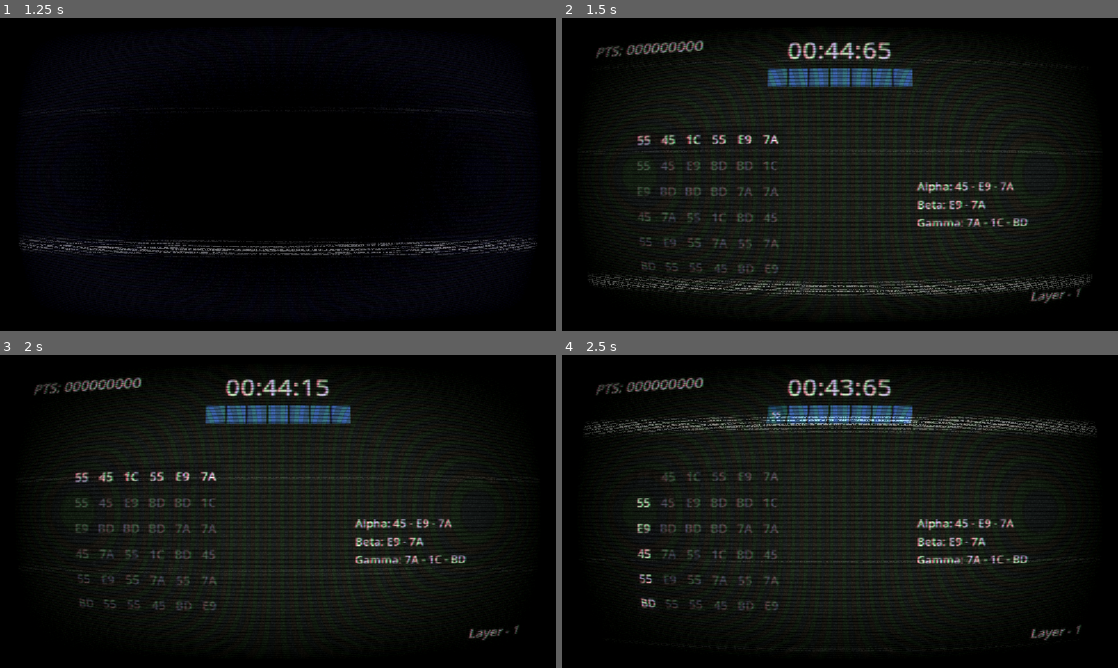
Above: before the commit, frames 1-4 (two rows, left to right).
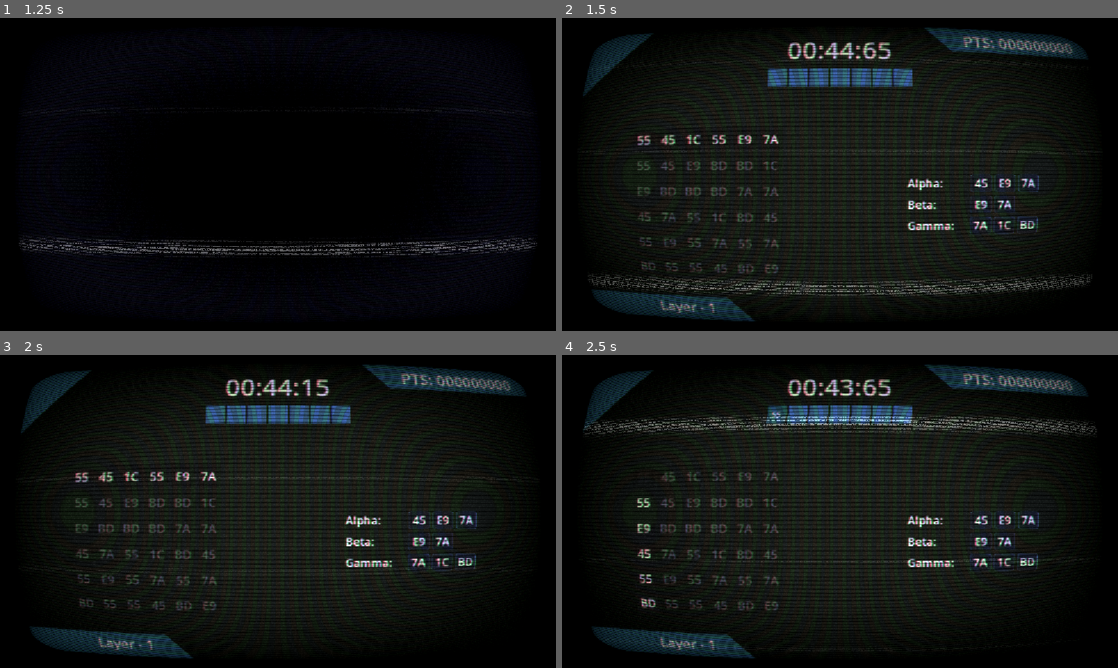
Above: after the commit, the same moments.

Repository: Martisos/Data-Hack-Minigame
Game: Godot game, scene res://scenes/menu.tscn
Two runs of this game, one before a commit and one after it. Both use one fixed random seed, a clock stepped at 60 frames per second and the inputs below.
Inputs (mouse positions are in pixels of both pictures, inside the frame that each line leads up to):
- Up to frame 1 (1.25 s): click "PLAY" at 0.5 s
- Up to frame 2 (1.5 s): tap Enter at 1.25 s; move the mouse to (962, 158) at 1.27 s; hold Right from 1.28 s (still down); tap Alt at 1.35 s; click (962, 158) at 1.42 s
- Up to frame 3 (2 s): keep holding Right
- Up to frame 4 (2.5 s): release Right at 2 s; click "55" at 2 s

Frame 1 is identical in both runs. In frame 2, 6.1% of the frame differs, in the area x 3-95%, y 3-97%; in frame 3, 6.1%; in frame 4, 6.1%.

Commit message:
UI Update

Diff:
--- a/scenes/level_ui.tscn
+++ b/scenes/level_ui.tscn
@@ -5,11 +5,62 @@
 [node name="LevelUI" type="CanvasLayer" unique_id=703004875]
 script = ExtResource("1_exbfu")
 
+[node name="Control2" type="Control" parent="." unique_id=1195692364]
+layout_mode = 3
+anchors_preset = 0
+offset_left = 334.00977
+offset_top = 649.01
+offset_right = 374.00977
+offset_bottom = 689.01
+
+[node name="UpperBg" type="ColorRect" parent="Control2" unique_id=1599549305]
+layout_mode = 0
+offset_left = 465.48773
+offset_top = -706.01
+offset_right = 560.9646
+offset_bottom = -636.00995
+rotation = 0.7853982
+color = Color(0.043137256, 0.30980393, 0.42352942, 1)
+
+[node name="UpperBg2" type="ColorRect" parent="Control2" unique_id=558206900]
+layout_mode = 0
+offset_left = 483.48773
+offset_top = -659.01
+offset_right = 817.4975
+offset_bottom = -589.01
+color = Color(0.043137256, 0.30980393, 0.42352942, 1)
+
+[node name="Control" type="Control" parent="." unique_id=1007094427]
+layout_mode = 3
+anchors_preset = 0
+offset_left = 800.0
+offset_top = -47.000008
+offset_right = 840.0
+offset_bottom = -7.0000076
+rotation = 3.1415927
+
+[node name="UpperBg4" type="ColorRect" parent="Control" unique_id=1684655006]
+layout_mode = 0
+offset_left = 465.99017
+offset_top = -706.0101
+offset_right = 799.99994
+offset_bottom = -636.0101
+color = Color(0.043137256, 0.30980393, 0.42352942, 1)
+
+[node name="UpperBg3" type="ColorRect" parent="Control" unique_id=1702436906]
+layout_mode = 0
+offset_left = 447.99017
+offset_top = -753.00995
+offset_right = 543.46704
+offset_bottom = -683.0099
+rotation = 0.7853982
+color = Color(0.043137256, 0.30980393, 0.42352942, 1)
+
 [node name="LayerLabel" type="Label" parent="." unique_id=1018248245]
-offset_left = 921.0
-offset_top = 561.0
-offset_right = 1132.0
-offset_bottom = 628.0
+offset_left = 96.0
+offset_top = 581.0
+offset_right = 307.0
+offset_bottom = 648.0
 theme_override_colors/font_color = Color(0.8627451, 0.78039217, 0.74509805, 1)
 theme_override_font_sizes/font_size = 32
 text = "LAYER - 1"
@@ -17,11 +68,19 @@
 vertical_alignment = 1
 
 [node name="PointsLabel" type="Label" parent="." unique_id=1558107598]
-offset_left = 12.0
-offset_top = 9.0
-offset_right = 223.0
-offset_bottom = 76.0
+offset_left = 845.0
+offset_top = 1.0
+offset_right = 1132.0
+offset_bottom = 68.0
 theme_override_colors/font_color = Color(0.8627451, 0.78039217, 0.74509805, 1)
 theme_override_font_sizes/font_size = 36
 text = "PTS: 0000000000"
 vertical_alignment = 1
+
+[node name="UpperBg5" type="ColorRect" parent="." unique_id=248635099]
+offset_left = 73.53785
+offset_top = -81.9493
+offset_right = 187.86945
+offset_bottom = 141.13873
+rotation = 0.7853982
+color = Color(0.043137256, 0.30980393, 0.42352942, 1)
--- a/scripts/game/main_game.gd
+++ b/scripts/game/main_game.gd
@@ -177,16 +177,49 @@
 	update_injection_ui()
 
 func update_injection_ui() -> void:
-	var labels = injection_list.get_children()
-	for i in range(injections.size()):
-		if i < labels.size():
-			var inj = injections[i]
-			var seq_string = " - ".join(inj["sequence"])
-			var label = labels[i] as Label
-			label.text = inj["name"] + ": " + seq_string
-
+	for child in injection_list.get_children():
+			child.queue_free()
+
+	injection_list.add_theme_constant_override("separation", 8)
+
+	for inj in injections:
+		var row = HBoxContainer.new()
+		row.add_theme_constant_override("separation", 6)
+
+		var name_lbl = Label.new()
+		name_lbl.set("theme_override_font_sizes/font_size", 24)
+		name_lbl.text = inj["name"] + ":"
+		name_lbl.custom_minimum_size.x = 125
+		name_lbl.vertical_alignment = VERTICAL_ALIGNMENT_CENTER
+
+		if inj["completed"]:
+			name_lbl.modulate = Color.GREEN_YELLOW
+
+		row.add_child(name_lbl)
+
+		for token in inj["sequence"]:
+			var cell = Label.new()
+			cell.set("theme_override_font_sizes/font_size", 24)
+			cell.text = token
+			cell.custom_minimum_size = Vector2(45, 35)
+			cell.horizontal_alignment = HORIZONTAL_ALIGNMENT_CENTER
+			cell.vertical_alignment = VERTICAL_ALIGNMENT_CENTER
+
+			var style = StyleBoxFlat.new()
 			if inj["completed"]:
-				label.modulate = Color.GREEN_YELLOW
+				style.bg_color = Color(0.1, 0.4, 0.15, 0.8)
+				style.border_color = Color.GREEN_YELLOW
+			else:
+				style.bg_color = Color(0.08, 0.12, 0.2, 0.7)
+				style.border_color = Color(0.2, 0.45, 0.7, 0.5)
+
+			style.set_border_width_all(1)
+			style.set_corner_radius_all(3)
+			cell.add_theme_stylebox_override("normal", style)
+
+			row.add_child(cell)
+
+		injection_list.add_child(row)
 
 
 func sync_grid_size() -> void:
Not shown, changed: notes.txt
